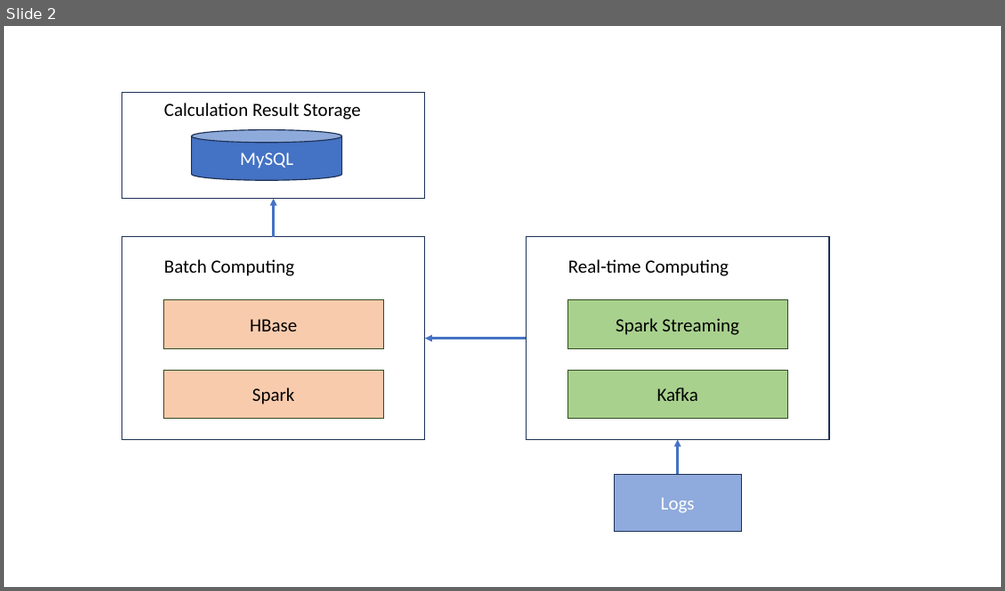
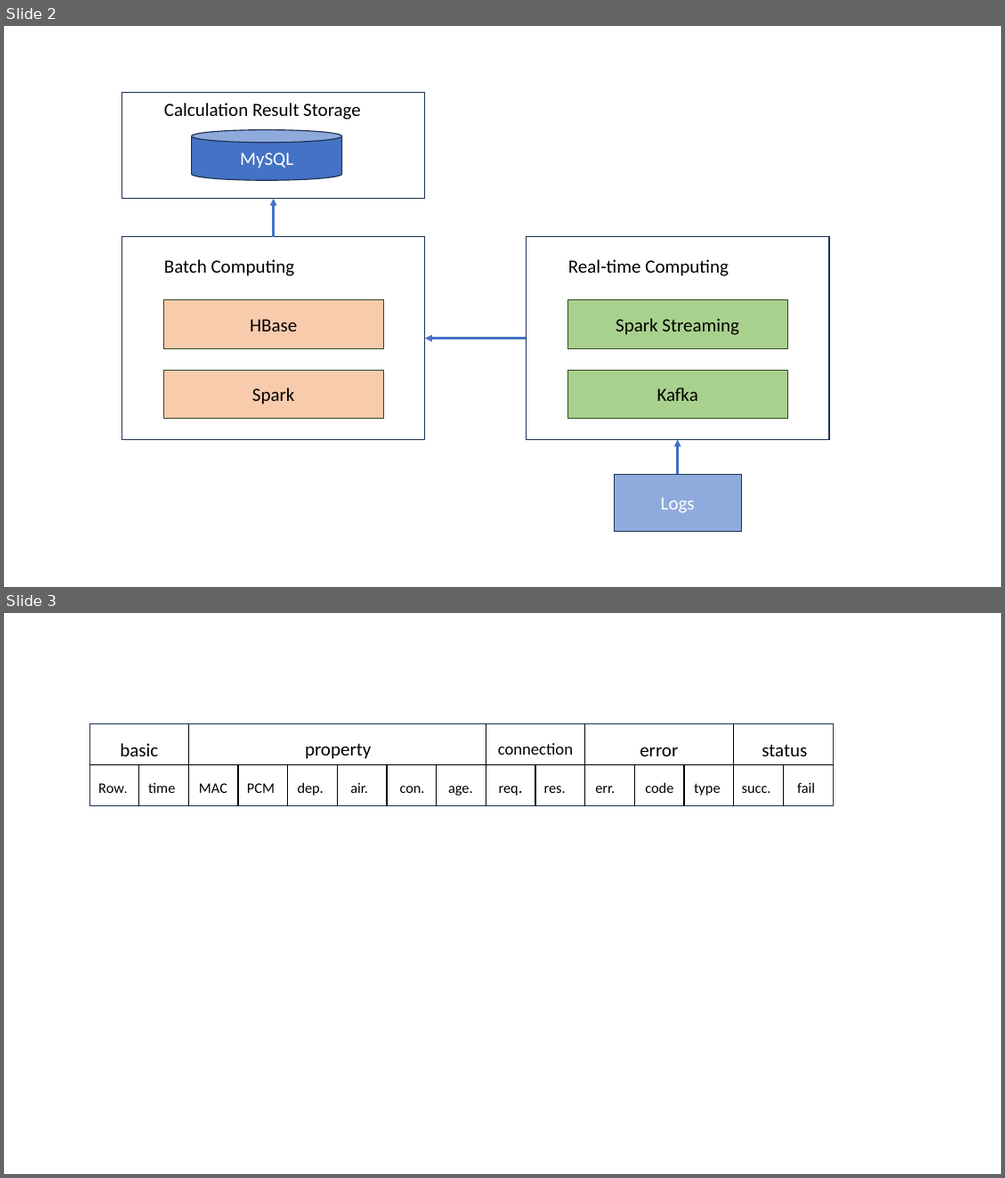
Before and after one commit to wanke1997/bigdata_practice, a slide deck: docs/slide_images.pptx. Shown one above the other, each under a label of ours: slide 2 before the commit, slides 2 and 3 after it. The pictures are 1005x591 and 1005x1178 pixels, drawn with LibreOffice and Linux fonts; fonts in the diff are those of the drawing. Boxes give left, top, right and bottom in pixels: in the first picture for what was removed or moved away, otherwise in the second. Text is boxed around its words. In the diff, an @@ line names an element or a change of style, - is before the commit and + after.

```diff
--- a/docs/slide_images.pptx
+++ b/docs/slide_images.pptx
@@ slide 3 added at <box>4,613,1001,1174</box>, background #FFFFFF @@
@@ group added at <box>90,724,833,806</box>: 20 texts, 19 lines, 1 rectangle @@
+basic
+connection
+property
+status
+error
+Row.
+time
+MAC
+PCM
+air.
+dep.
+con.
+age.
+req.
+res.
+err.
+code
+type
+succ.
+fail
```
Also in this commit, not shown: 6 other files.
